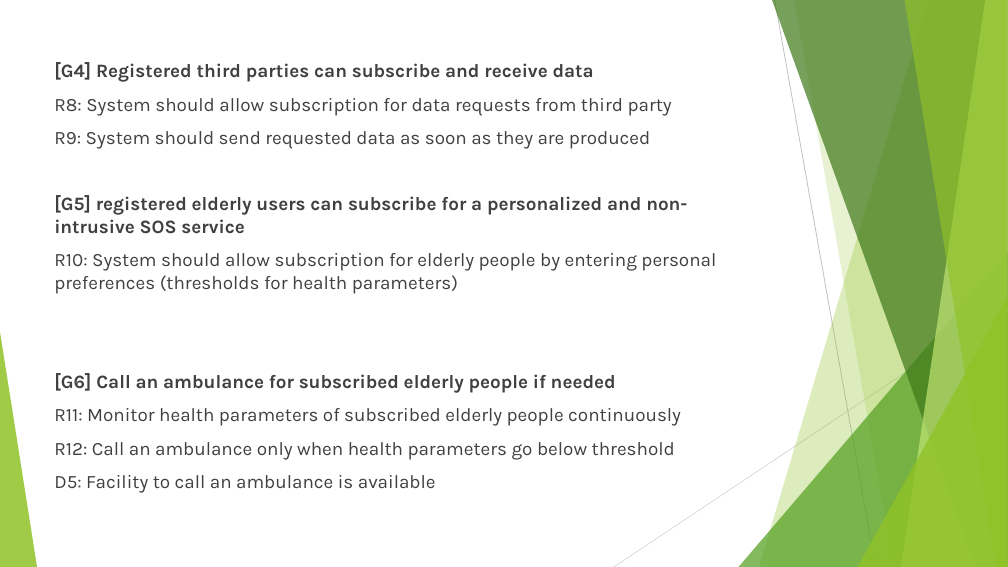
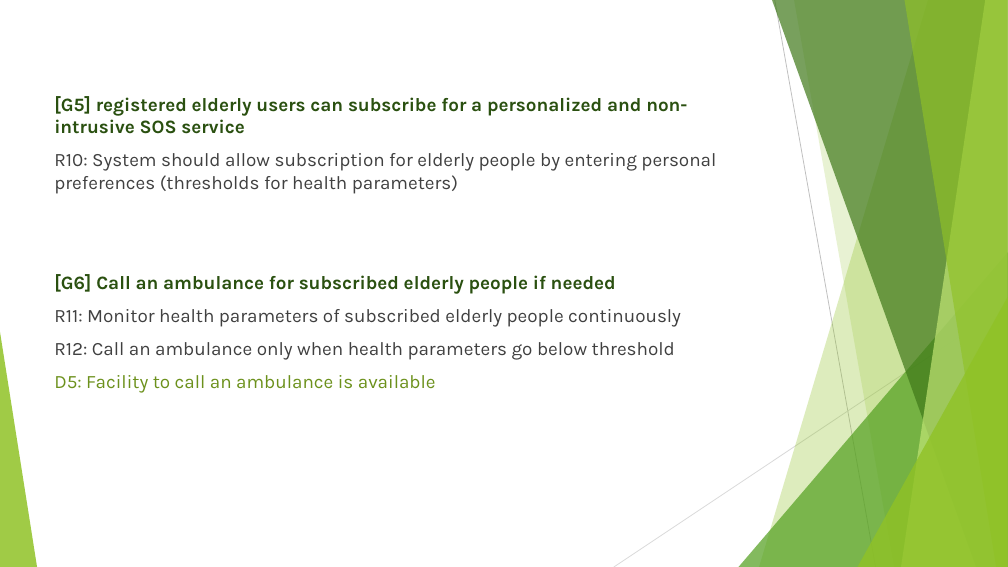
Before and after one commit to lesieulo/GopalakrishnanLesieurBrellmann, a slide deck: slide 4 of presentation.pptx. Drawn at 1008x567 pixels with LibreOffice and Linux fonts; fonts in the diff are those of the drawing. Boxes give left, top, right and bottom in pixels: in the first picture for what was removed or moved away, otherwise in the second. Text is boxed around its words. In the diff, an @@ line names an element or a change of style, - is before the commit and + after.

```diff
--- a/presentation.pptx
+++ b/presentation.pptx
@@ text at [54, 62, 672, 149]: paragraphs removed @@
-[G4] Registered third parties can subscribe and receive data
-R8: System should allow subscription for data requests from third party
-R9: System should send requested data as soon as they are produced
@@ text at [54, 96, 687, 393]: text colour #404040 to #2A5010 in "[G5] registered elderly users can subscribe for ...", "[G6] Call an ambulance for subscribed elderly ..."; text colour #404040 to #6C921D in "D5: Facility to call an ambulance is ..." @@
```
Also in this commit, not shown: 3 other slides changed.
